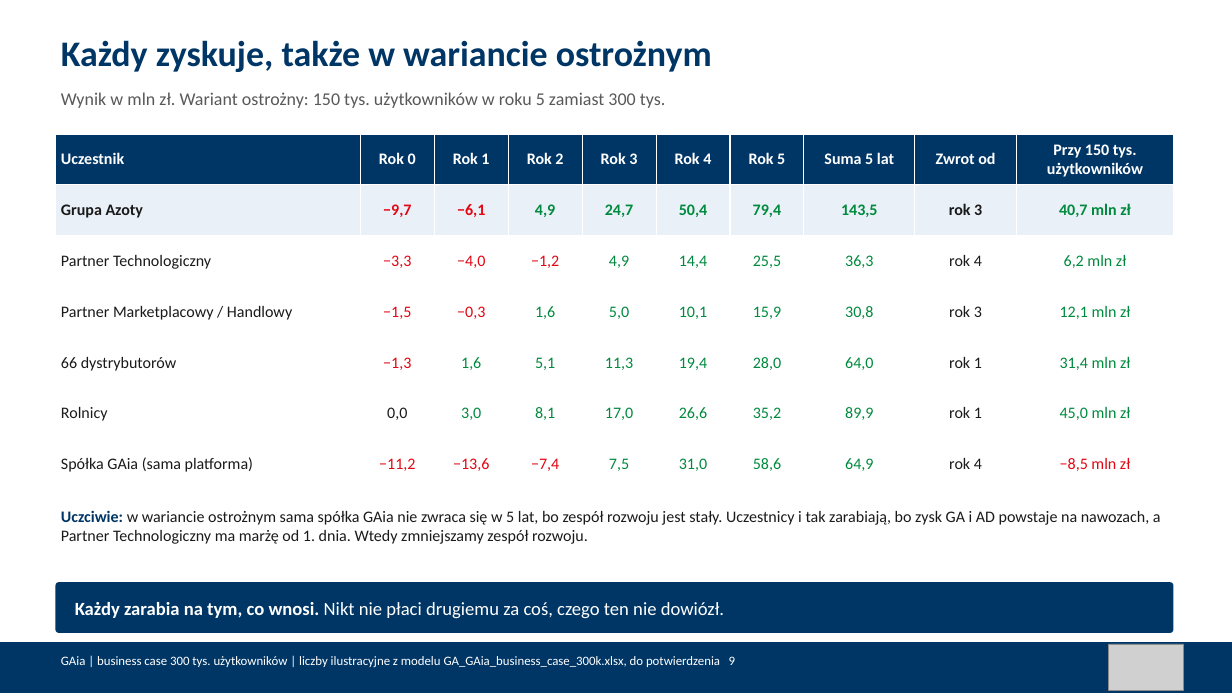
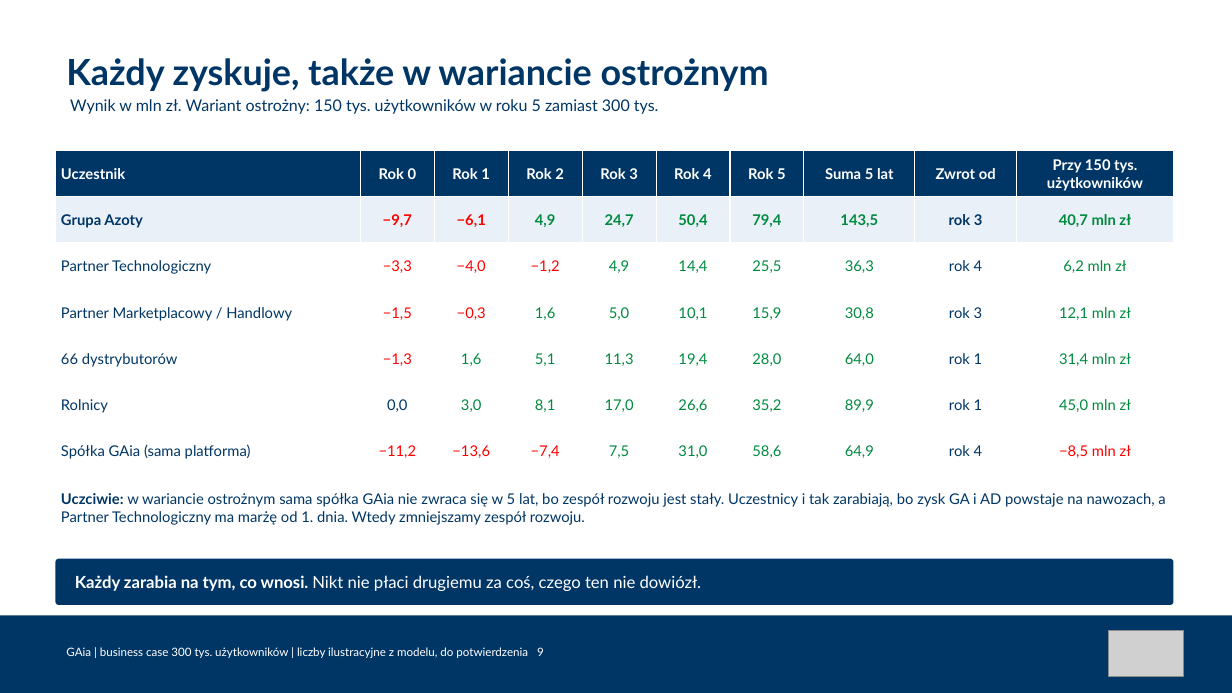
Before and after one commit to Angelika-pruchniak/gaia, a slide deck: slide 9 of GA_GAia_business_case_300k.pptx. Drawn at 1232x693 pixels with LibreOffice and Linux fonts; fonts in the diff are those of the drawing; grey boxes stand for pictures. Boxes give left, top, right and bottom in pixels: in the first picture for what was removed or moved away, otherwise in the second. Text is boxed around its words. In the diff, an @@ line names an element or a change of style, - is before the commit and + after.

```diff
--- a/GA_GAia_business_case_300k.pptx
+++ b/GA_GAia_business_case_300k.pptx
@@ text "Każdy zyskuje, także w wariancie ...": place and size @@
-text "Każdy zyskuje, także w wariancie ..." at (61, 40, 712, 72)
+text "Każdy zyskuje, także w wariancie ..." at (66, 58, 769, 92)
@@ text "Każdy zyskuje, także w wariancie ..." at (66, 58, 769, 92): font Calibri to Lato; vertical alignment top to middle @@
@@ text "Wynik w mln zł. Wariant ...": place and size @@
-text "Wynik w mln zł. Wariant ..." at (61, 92, 666, 108)
+text "Wynik w mln zł. Wariant ..." at (70, 99, 659, 114)
@@ text "Wynik w mln zł. Wariant ..." at (70, 99, 659, 114): size 14 to 12.5 pt, font Calibri to Lato, text colour #595959 to #003665 @@
@@ table at (55, 151, 1174, 475) @@
@@ size 12.5 to 11.5 pt, font Calibri to Lato @@
@@ text colour #1A1A1A to #003665 in "Grupa Azoty", "rok 3", "Partner Technologiczny", "rok 4" and 9 more places @@
@@ text colour #E30613 to #FF0000 in "−9,7", "−6,1", "−3,3", "−4,0" and 8 more places @@
@@ table: place and size @@
-table at (55, 134, 1174, 490)
+table at (55, 151, 1174, 475)
@@ text "Uczciwie: w wariancie ostrożnym sama ...": place and size @@
-text "Uczciwie: w wariancie ostrożnym sama ..." at (61, 510, 1161, 544)
+text "Uczciwie: w wariancie ostrożnym sama ..." at (61, 493, 1165, 525)
@@ text "Uczciwie: w wariancie ostrożnym sama ..." at (61, 493, 1165, 525): size 12.5 to 11.5 pt, font Calibri to Lato, text colour #1A1A1A to #003665 @@
@@ rounded rectangle: place and size @@
-rounded rectangle at (55, 582, 1174, 633)
+rounded rectangle at (55, 559, 1174, 605)
@@ text "Każdy zarabia na tym, co ...": place and size @@
-text "Każdy zarabia na tym, co ..." at (75, 602, 724, 619)
+text "Każdy zarabia na tym, co ..." at (75, 575, 702, 591)
@@ text "Każdy zarabia na tym, co ..." at (75, 575, 702, 591): size 14.5 to 13 pt, font Calibri to Lato @@
@@ rectangle: place and size @@
-rectangle at (0, 642, 1232, 693)
+rectangle at (0, 616, 1232, 693)
@@ text at (66, 647, 544, 658): text changed; size 10 to 9 pt; font Calibri to Lato @@
-GAia | business case 300 tys. użytkowników | liczby ilustracyjne z modelu GA_GAia_business_case_300k.xlsx, do potwierdzenia 9
+GAia | business case 300 tys. użytkowników | liczby ilustracyjne z modelu, do potwierdzenia 9
@@ picture: place and size @@
-picture at (1109, 644, 1184, 690)
+picture at (1109, 630, 1184, 677)
```
Also in this commit, not shown: 11 other slides changed, 6 other files.
